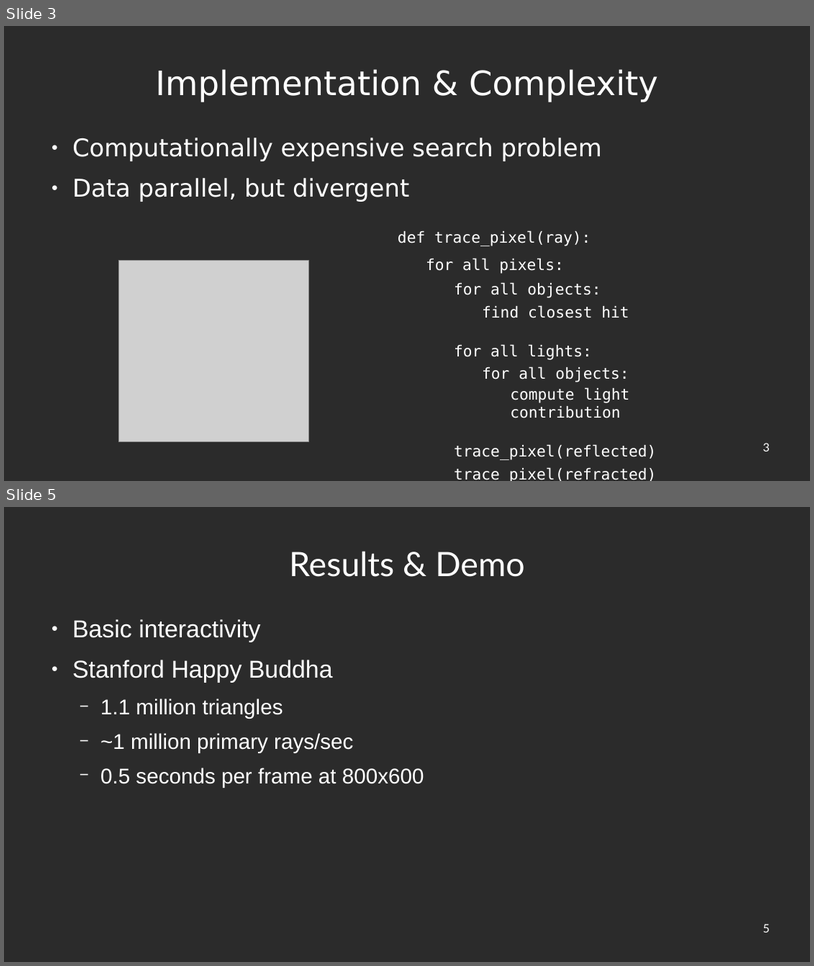
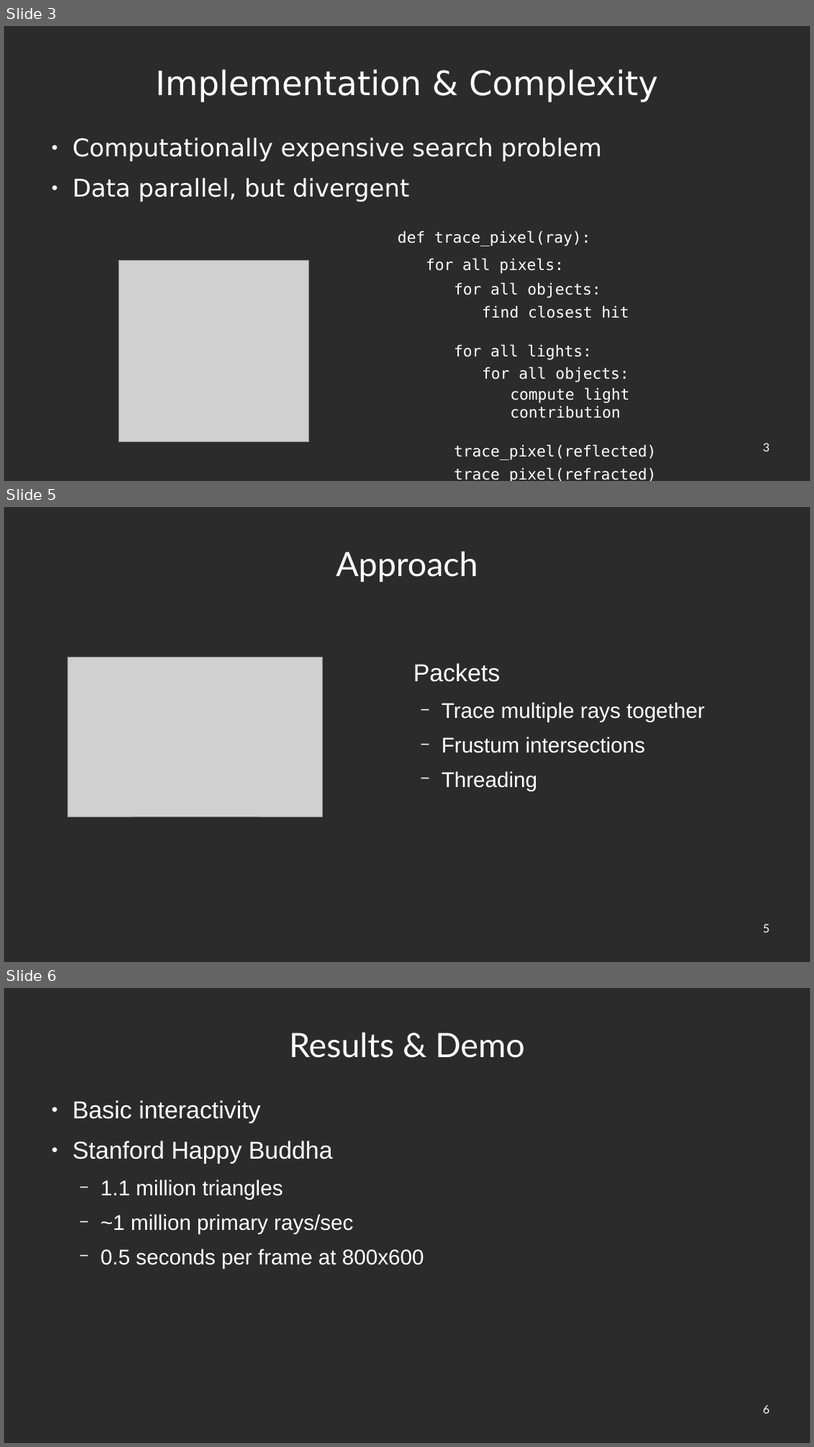
Before and after one commit to robinleegit/raytracer, a slide deck: presentation/presentation.odp. Shown one above the other, each under a label of ours: slides 3 and 5 before the commit, slides 3, 5 and 6 after it; the slides between them are not shown. The pictures are 814x966 and 814x1447 pixels, drawn with LibreOffice and Linux fonts; fonts in the diff are those of the drawing; grey boxes stand for pictures; background and template pictures are left out; a plain dark background stands for a picture behind light text. Boxes give left, top, right and bottom in pixels: in the first picture for what was removed or moved away, otherwise in the second. Text is boxed around its words. In the diff, an @@ line names an element or a change of style, - is before the commit and + after.

```diff
--- a/presentation/presentation.odp
+++ b/presentation/presentation.odp
@@ slide 5 added at [4,507,810,962], background picture (left out) @@
@@ title added at [336,551,478,582], 40.6 pt, text #FFFFFF @@
+Approach
@@ picture added at [68,657,323,817] @@
@@ text added at [414,663,705,791], 25.8 pt, text #FFFFFF @@
+Packets
+  − Trace multiple rays together
+  − Frustum intersections
+  − Threading
@@ page number added at [764,924,770,933], 14 pt, text #FFFFFF @@
+5
@@ what was slide 5 is now slide 6 @@
@@ page number at [764,1405,770,1414]: text changed @@
-5
+6
```
Also in this commit, not shown: 2 slides changed, 1 other file.
